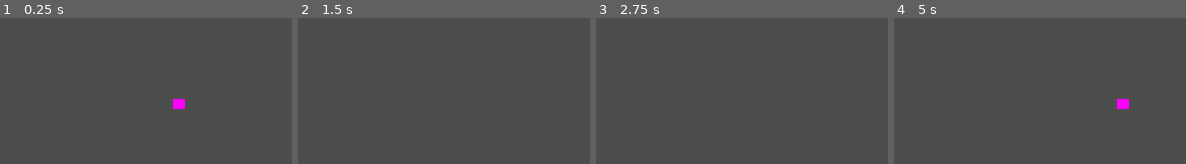
Above: before the commit, frames 1-4 (left to right).
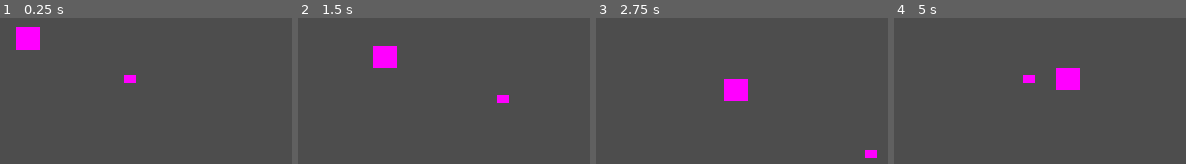
Above: after the commit, the same moments.

Repository: ThermobladeStudios/Town-One-2023
Game: Godot game, scene res://Worlds/World.tscn
The game is run twice, just before and just after one commit, with the same random seed, the same clock (stepped at 60 frames per second) and the same inputs. Before the commit the project has no main scene; this scene is started directly in both runs.
Inputs:
- Up to frame 1 (0.25 s): no input
- Up to frame 2 (1.5 s): hold D (Right) 0.53-1.28 s; hold S (Down) from 1.28 s (still down)
- Up to frame 3 (2.75 s): release S (Down) at 2.03 s; hold D (Right) from 2.03 s (still down)
- Up to frame 4 (5 s): release D (Right) at 2.78 s; hold W (Up) 2.78-3.53 s; hold A (Left) from 3.53 s (still down)

The runs differ from the first frame. In frame 1, 1.8% of the frame differs, in the area x 5-64%, y 6-63%; in frame 2, 1.5%; in frame 3, 1.5%; in frame 4, 1.7%.

Commit message:
Tracking towards player
Implement some tracking script on bamboo scene, and unused mobgen scene

Diff:
--- /dev/null
+++ b/Bamboo Enemy/Bamboo.gd
@@ -0,0 +1,10 @@
+extends CharacterBody2D
+
+@export var SPEED = 100
+@onready var player = get_parent().get_node("Player")
+
+func _physics_process(delta):
+	var player_position = player.position
+	var target_position = (player_position-position).normalized()
+	velocity = target_position*SPEED
+	move_and_slide()
--- a/Bamboo Enemy/Bamboo.tscn
+++ b/Bamboo Enemy/Bamboo.tscn
@@ -1,7 +1,14 @@
-[gd_scene format=3 uid="uid://c5kxw5reyb4x1"]
+[gd_scene load_steps=3 format=3 uid="uid://c5kxw5reyb4x1"]
+
+[ext_resource type="Script" path="res://Bamboo Enemy/Bamboo.gd" id="1_wrjdu"]
+
+[sub_resource type="PlaceholderTexture2D" id="PlaceholderTexture2D_wcl76"]
 
 [node name="CharacterBody2D" type="CharacterBody2D"]
+script = ExtResource("1_wrjdu")
 
 [node name="CollisionShape2D" type="CollisionShape2D" parent="."]
 
 [node name="Sprite2D" type="Sprite2D" parent="."]
+scale = Vector2(24.2, 22.2)
+texture = SubResource("PlaceholderTexture2D_wcl76")
--- /dev/null
+++ b/Bamboo Enemy/MobGen.gd
@@ -0,0 +1,11 @@
+extends Node2D
+
+
+# Called when the node enters the scene tree for the first time.
+func _ready():
+	pass # Replace with function body.
+
+
+# Called every frame. 'delta' is the elapsed time since the previous frame.
+func _process(delta):
+	pass
--- /dev/null
+++ b/Bamboo Enemy/MobGen.tscn
@@ -0,0 +1,13 @@
+[gd_scene load_steps=3 format=3 uid="uid://b6cv584qws4x6"]
+
+[ext_resource type="Script" path="res://Bamboo Enemy/MobGen.gd" id="1_c00wx"]
+
+[sub_resource type="PlaceholderTexture2D" id="PlaceholderTexture2D_p8j3e"]
+
+[node name="Spawn" type="Node2D"]
+script = ExtResource("1_c00wx")
+
+[node name="Sprite2D" type="Sprite2D" parent="."]
+position = Vector2(0, 1)
+scale = Vector2(72.5, 65.5)
+texture = SubResource("PlaceholderTexture2D_p8j3e")
--- a/Worlds/World.tscn
+++ b/Worlds/World.tscn
@@ -1,8 +1,15 @@
-[gd_scene load_steps=2 format=3 uid="uid://cc171dk12rd71"]
+[gd_scene load_steps=3 format=3 uid="uid://cc171dk12rd71"]
 
-[ext_resource type="PackedScene" uid="uid://cv54o024g40la" path="res://Character.tscn" id="1_bsm3k"]
+[ext_resource type="PackedScene" uid="uid://cv54o024g40la" path="res://Character/Character.tscn" id="1_bsm3k"]
+[ext_resource type="PackedScene" uid="uid://c5kxw5reyb4x1" path="res://Bamboo Enemy/Bamboo.tscn" id="2_2uja1"]
 
-[node name="Node2D" type="Node2D"]
+[node name="MainWorld" type="Node2D"]
 
-[node name="CharacterBody2D" parent="." instance=ExtResource("1_bsm3k")]
-position = Vector2(191, 114)
+[node name="Player" parent="." instance=ExtResource("1_bsm3k")]
+position = Vector2(142, 89)
+scale = Vector2(1.03717, 0.94208)
+speed = 100
+
+[node name="Bamboo" parent="." instance=ExtResource("2_2uja1")]
+position = Vector2(28, 44)
+SPEED = 50
--- a/project.godot
+++ b/project.godot
@@ -11,7 +11,7 @@
 [application]
 
 config/name="Town One 2023"
-run/main_scene="res://World.tscn"
+run/main_scene="res://Worlds/World.tscn"
 config/features=PackedStringArray("4.0", "GL Compatibility")
 config/icon="res://icon.svg"
 
